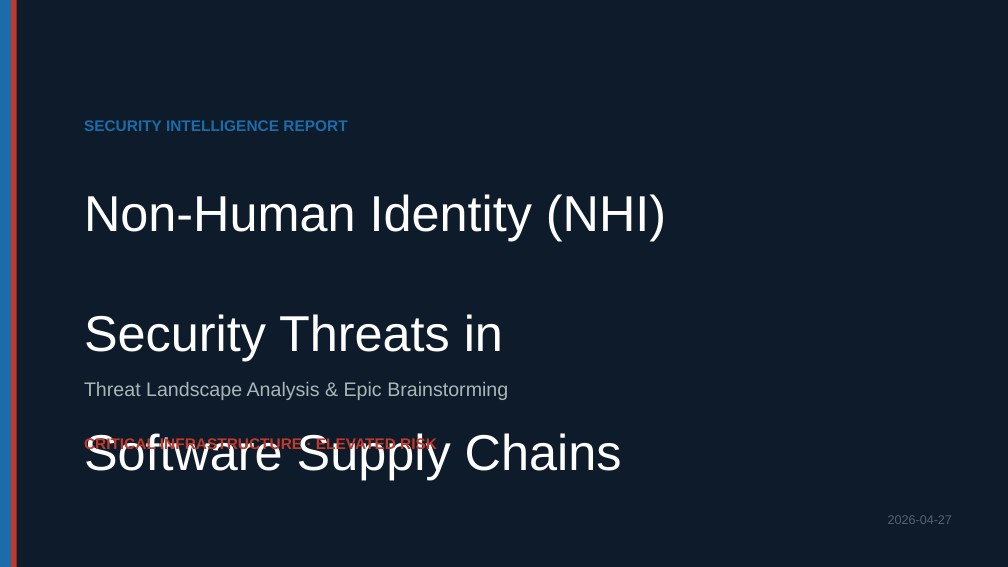
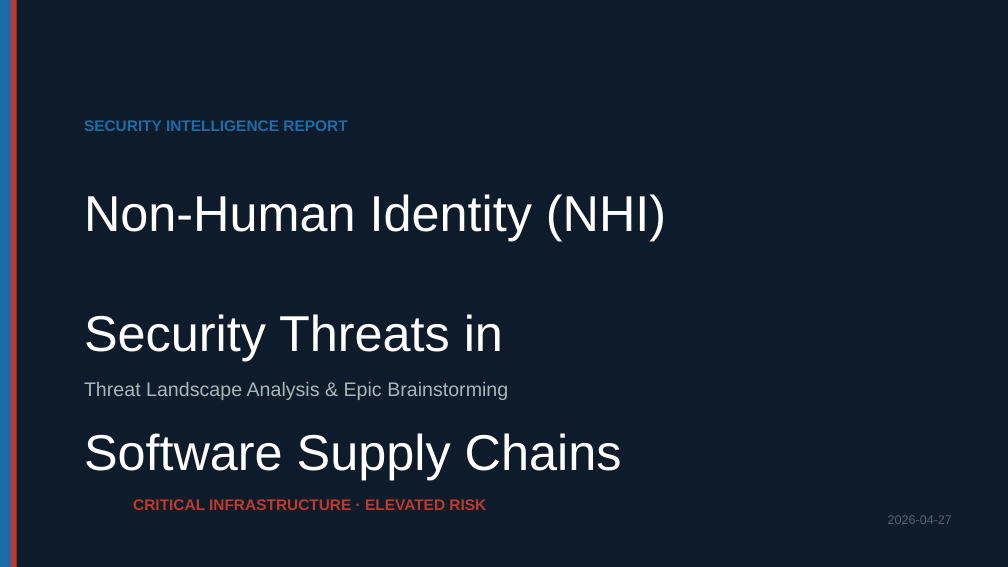
Before and after one commit to rashmiachar86/AISecurityReview, a slide deck: slide 1 of NHI-Security-Supply-Chain.pptx. Drawn at 1008x567 pixels with LibreOffice and Linux fonts; fonts in the diff are those of the drawing. Boxes give left, top, right and bottom in pixels: in the first picture for what was removed or moved away, otherwise in the second. Text is boxed around its words. In the diff, an @@ line names an element or a change of style, - is before the commit and + after.

```diff
--- a/NHI-Security-Supply-Chain.pptx
+++ b/NHI-Security-Supply-Chain.pptx
@@ text "CRITICAL INFRASTRUCTURE · ELEVATED RISK" rewrapped from (84,436,437,452) to (133,499,486,510) @@
```
Also in this commit, not shown: 1 slide removed, 2 other files.
